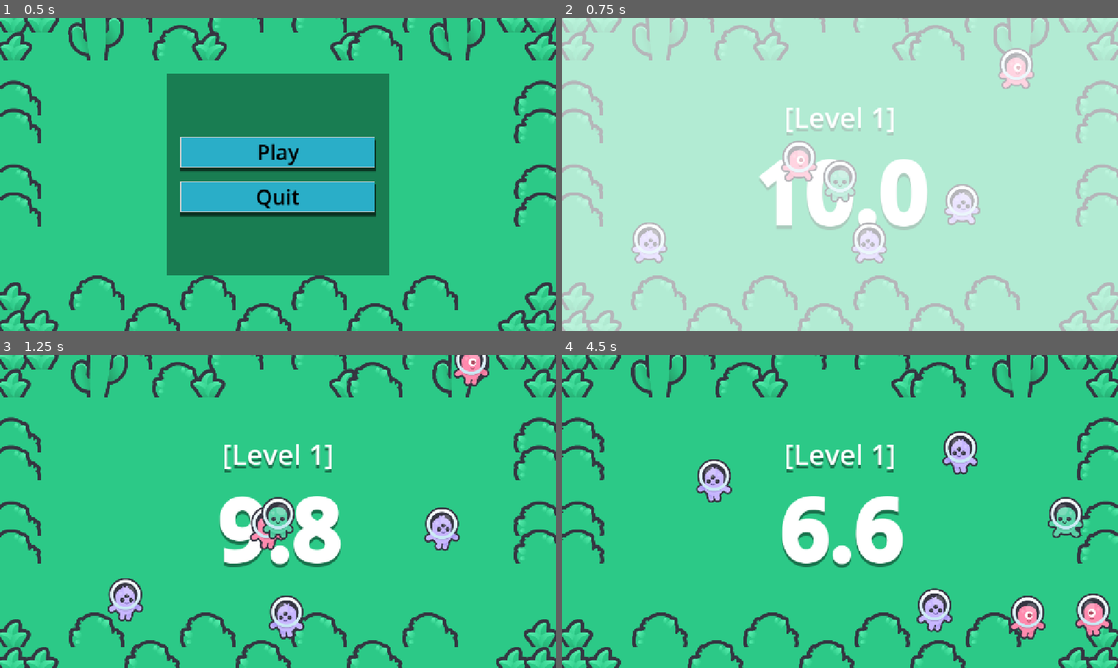
Above: before the commit, frames 1-4 (two rows, left to right).
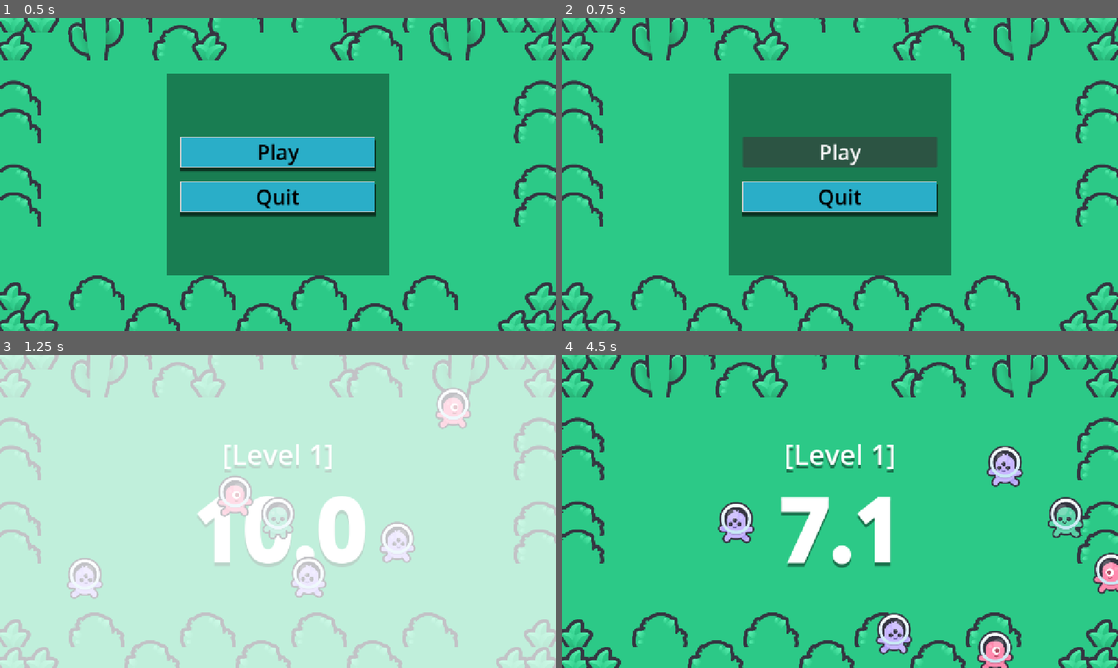
Above: after the commit, the same moments.

Repository: Sepehr-Boz/brackeys-game-jam-2026.2
Game: Godot game, scene res://scenes/start.tscn
Same seed, same stepped clock (60 frames per second), same inputs: the game is played once before the commit and once after it. Sound files missing from this copy of the repository are replaced by a short silence.
Inputs:
- Up to frame 1 (0.5 s): no input
- Up to frame 2 (0.75 s): click "Play" at 0.5 s
- Up to frame 3 (1.25 s): no input
- Up to frame 4 (4.5 s): hold Right (move_right) 1.28-2.03 s; hold Shift (sprint) 1.28-2.03 s; hold Down (move_down) 2.03-2.78 s; tap Shift (sprint) at 2.1, 3.6 s; hold Right (move_right) 2.78-3.53 s; hold Shift (sprint) 2.78-3.53 s; hold Up (move_up) 3.53-4.28 s; hold Left (move_left) from 4.28 s (still down); hold Shift (sprint) from 4.28 s (still down)

Frame 1 is identical in both runs. In frame 2, 100% of the frame differs, in the area x 0-100%, y 0-100%; in frame 3, 98%; in frame 4, 8.8%.

Commit message:
feat: add click audio to all menu buttons.

Diff:
--- a/scenes/game.tscn
+++ b/scenes/game.tscn
@@ -7,6 +7,7 @@
 [ext_resource type="Texture2D" uid="uid://iilu6e0ufdkj" path="res://textures/cactus.png" id="2_gee14"]
 [ext_resource type="Texture2D" uid="uid://cmkooqaw1b8uq" path="res://textures/grass.png" id="3_0tnpc"]
 [ext_resource type="Script" uid="uid://uts55yv0lpvq" path="res://scripts/pause_menu.gd" id="7_u5sy4"]
+[ext_resource type="AudioStream" uid="uid://dcbu8g7dmsc38" path="res://audio/click2.ogg" id="8_gee14"]
 
 [sub_resource type="CanvasTexture" id="CanvasTexture_vtaks"]
 
@@ -340,6 +341,9 @@
 theme_override_styles/normal = SubResource("StyleBoxFlat_kdmts")
 text = "Quit"
 
+[node name="AudioStreamPlayer" type="AudioStreamPlayer" parent="Pause Menu" unique_id=853214135]
+stream = ExtResource("8_gee14")
+
 [connection signal="pressed" from="Pause Menu/MarginContainer/MarginContainer/VBoxContainer/Continue Button" to="Pause Menu" method="_on_continue_button_pressed"]
 [connection signal="pressed" from="Pause Menu/MarginContainer/MarginContainer/VBoxContainer/Reset Button" to="Pause Menu" method="_on_reset_button_pressed"]
 [connection signal="pressed" from="Pause Menu/MarginContainer/MarginContainer/VBoxContainer/Quit Button" to="Pause Menu" method="_on_quit_button_pressed"]
--- a/scenes/start.tscn
+++ b/scenes/start.tscn
@@ -5,6 +5,7 @@
 [ext_resource type="Shader" uid="uid://dnkwfcsrmcv7h" path="res://shaders/wind_sway.gdshader" id="3_0auqf"]
 [ext_resource type="Texture2D" uid="uid://iilu6e0ufdkj" path="res://textures/cactus.png" id="3_y16t7"]
 [ext_resource type="Texture2D" uid="uid://cmkooqaw1b8uq" path="res://textures/grass.png" id="4_4ge6i"]
+[ext_resource type="AudioStream" uid="uid://dcbu8g7dmsc38" path="res://audio/click2.ogg" id="6_y16t7"]
 
 [sub_resource type="Shader" id="Shader_gee14"]
 code = "// original wind shader from https://github.com/Maujoe/godot-simple-wind-shader-2d/tree/master/assets/maujoe.simple_wind_shader_2d
@@ -229,5 +230,8 @@
 theme_override_styles/normal = SubResource("StyleBoxFlat_kdmts")
 text = "Quit"
 
+[node name="AudioStreamPlayer" type="AudioStreamPlayer" parent="Start Menu" unique_id=272718675]
+stream = ExtResource("6_y16t7")
+
 [connection signal="pressed" from="Start Menu/MarginContainer/MarginContainer/VBoxContainer/Play Button" to="Start Menu" method="_on_play_button_pressed"]
 [connection signal="pressed" from="Start Menu/MarginContainer/MarginContainer/VBoxContainer/Quit Button" to="Start Menu" method="_on_quit_button_pressed"]
--- a/scripts/pause_menu.gd
+++ b/scripts/pause_menu.gd
@@ -1,6 +1,7 @@
 extends CanvasLayer
 
 var _start_scene: PackedScene = load("res://scenes/start.tscn")
+@onready var _click_audio: AudioStreamPlayer = $AudioStreamPlayer
 
 func _ready() -> void:
 	visible = false
@@ -14,13 +15,19 @@
 	visible = true
 
 func _on_continue_button_pressed() -> void:
+	_click_audio.play()
+	await _click_audio.finished
 	Engine.time_scale = 1
 	visible = false
 
 func _on_reset_button_pressed() -> void:
+	_click_audio.play()
+	await _click_audio.finished
 	Engine.time_scale = 1
 	get_tree().reload_current_scene()
 
 func _on_quit_button_pressed() -> void:
+	_click_audio.play()
+	await _click_audio.finished
 	Engine.time_scale = 1
 	get_tree().change_scene_to_packed(_start_scene)
--- a/scripts/start_menu.gd
+++ b/scripts/start_menu.gd
@@ -2,9 +2,14 @@
 extends CanvasLayer
 
 var _game_scene: PackedScene = load("res://scenes/game.tscn")
+@onready var _click_audio: AudioStreamPlayer = $AudioStreamPlayer
 
 func _on_play_button_pressed() -> void:
+	_click_audio.play()
+	await _click_audio.finished
 	get_tree().change_scene_to_packed(_game_scene)
 
 func _on_quit_button_pressed() -> void:
+	_click_audio.play()
+	await _click_audio.finished
 	get_tree().quit()
Not shown, added: audio/click2.ogg.import
Not shown, added: audio/click2.ogg
